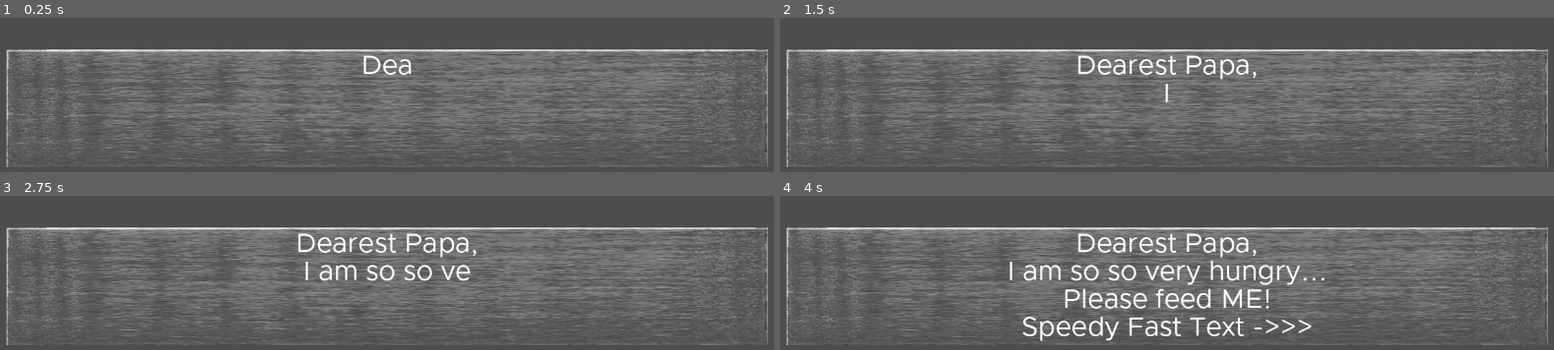
Above: before the commit, frames 1-4 (two rows, left to right).
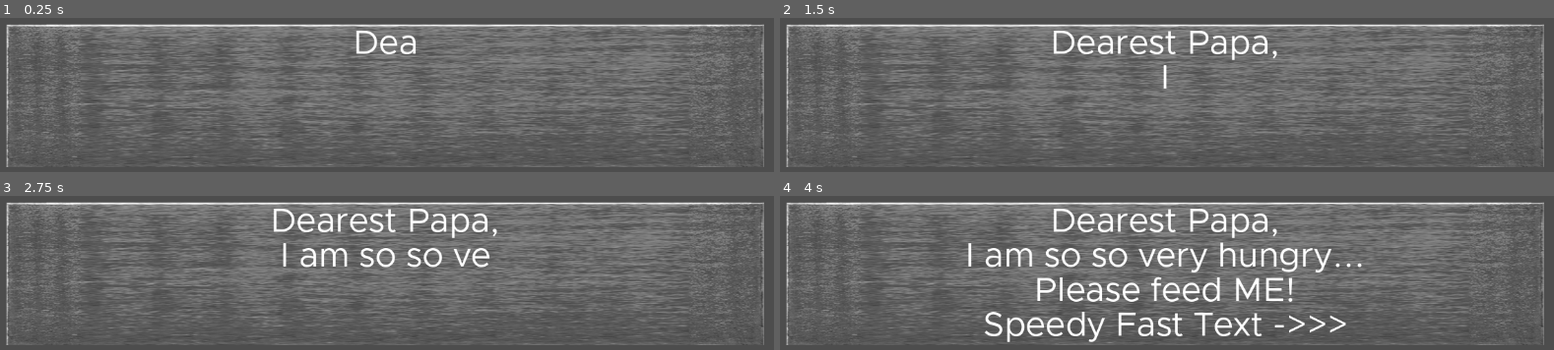
Above: after the commit, the same moments.

Repository: zbaker94/Brackeys-Jam-2026.1
Game: Godot game, scene res://Scenes/root.tscn
Two runs of this game, one before a commit and one after it. Both use one fixed random seed, a clock stepped at 60 frames per second and the inputs below.
Inputs:
- Up to frame 1 (0.25 s): no input
- Up to frame 2 (1.5 s): tap Enter at 1.25 s
- Up to frame 3 (2.75 s): no input
- Up to frame 4 (4 s): tap Space (skip_text) at 3.5 s

The runs differ from the first frame. In frame 1, 22% of the frame differs, in the area x 0-100%, y 3-97%; in frame 2, 23%; in frame 3, 25%; in frame 4, 31%.

Commit message:
more text box refactoring. its not like this is a waste oof time, right? right???

Diff:
--- a/Scenes/root.tscn
+++ b/Scenes/root.tscn
@@ -24,8 +24,8 @@
 
 [node name="TextBox" parent="." unique_id=2000714749 instance=ExtResource("1_i04dx")]
 offset_left = -555.0
-offset_top = 144.0
-offset_right = 560.0
+offset_top = 107.0
+offset_right = 554.0
 offset_bottom = 317.0
 
 [node name="Text" parent="TextBox/Background/MarginContainer" parent_id_path=PackedInt32Array(2000714749, 1203162799) index="0" unique_id=1510689704]
--- a/Scripts/auto_resize_text.gd
+++ b/Scripts/auto_resize_text.gd
@@ -73,44 +73,59 @@
 		_finish_typewriter()
 
 func _deferred_setup() -> void:
-	call_deferred("fit_text")
+	var typewriter_data = _parse_text_for_typewriter(text)
+	text = typewriter_data["display_text"]
+	await _recalculate_font_size()
+	_start_typewriter_effect(typewriter_data)
 	resized.connect(call_deferred_fit)
 
 func call_deferred_fit() -> void:
-	if _cached_font_size > 0 and _typewriter_active:
-		# Preserve typewriter progress on resize, just reapply cached font size
-		add_theme_font_size_override("normal_font_size", _cached_font_size)
-		if debug_print:
-			print("Resize: reusing cached font size ", _cached_font_size, ", preserving typewriter progress")
+	if _typewriter_active:
+		# Save typewriter state before recalculating
+		var saved_step_index := _typewriter_step_index
+		var saved_time_accumulator := _typewriter_time_accumulator
+		var saved_speed_multiplier := _current_speed_multiplier
+		var saved_sequence := _typewriter_sequence.duplicate()
+		var saved_visible_characters := visible_characters
+		_typewriter_active = false
+
+		await _recalculate_font_size()
+
+		# Restore typewriter state
+		_typewriter_sequence = saved_sequence
+		_typewriter_step_index = saved_step_index
+		_typewriter_time_accumulator = saved_time_accumulator
+		_current_speed_multiplier = saved_speed_multiplier
+		visible_characters = saved_visible_characters
+		_typewriter_active = true
+
+		if debug_print:
+			print("Resize: recalculated font size to ", _cached_font_size, ", preserved typewriter at step ", saved_step_index)
 	else:
-		call_deferred("fit_text")
-
-func fit_text() -> void:
+		# Typewriter finished or not started, just recalculate font size
+		await _recalculate_font_size()
+		visible_ratio = 1.0  # Show all text
+
+func _recalculate_font_size() -> void:
+	"""Binary search to find optimal font size for current text and container size"""
 	visible_ratio = 0
-
-	# Parse text and extract display text (strip control sequences, preserve BBCode)
-	var typewriter_data := _parse_text_for_typewriter(text)
-	var display_text: String = typewriter_data["display_text"]
-
-	# Set display text for measurement
-	text = display_text
 
 	# Explicitly type the font variable to avoid Variant inference
 	var font: Font = get_theme_font("normal_font")
 	if font == null:
 		if debug_print:
-			print("fit_text: no theme font found for key 'normal_font'")
+			print("_recalculate_font_size: no theme font found")
 		return
 
 	var available_w: float = max(0.0, size.x - extra_padding_x)
 	var available_h: float = max(0.0, size.y - extra_padding_y)
 
 	if debug_print:
-		print("fit_text start: control size=", size, " avail=", Vector2(available_w, available_h))
+		print("_recalculate_font_size start: control size=", size, " avail=", Vector2(available_w, available_h))
 
 	if available_w <= 0.0 or available_h <= 0.0:
 		if debug_print:
-			print("fit_text: available area <= 0, skipping")
+			print("_recalculate_font_size: available area <= 0, skipping")
 		return
 
 	var lo: int = minimum_font_size
@@ -140,13 +155,11 @@
 	_cached_font_size = best
 
 	if debug_print:
-		print("fit_text done: best=", best)
-
-	# Start typewriter effect with parsed data
-	_start_typewriter_effect(typewriter_data)
+		print("_recalculate_font_size done: best=", best)
 
 
 func _start_typewriter_effect(typewriter_data: Dictionary) -> void:
+	"""Start typewriter animation with parsed sequence data"""
 	visible_characters = 0
 	_typewriter_sequence = typewriter_data["sequence"]
 	_typewriter_step_index = 0
@@ -158,12 +171,14 @@
 		print("Typewriter started with ", _typewriter_sequence.size(), " steps")
 
 func _skip_typewriter() -> void:
+	"""Instantly complete typewriter animation"""
 	visible_ratio = 1.0
 	_finish_typewriter()
 	if debug_print:
 		print("Typewriter skipped")
 
 func _finish_typewriter() -> void:
+	"""Clean up typewriter state and emit completion signal"""
 	_typewriter_active = false
 	_typewriter_sequence.clear()
 	typewriter_finished.emit()
@@ -171,6 +186,7 @@
 		print("Typewriter finished")
 
 func _parse_text_for_typewriter(source_text: String) -> Dictionary:
+	"""Parse text into sequence of displayable characters and control commands. Returns {sequence: Array, display_text: String}"""
 	# Check cache first
 	var cache_key := str(source_text.hash())
 	if char_delay_map:
